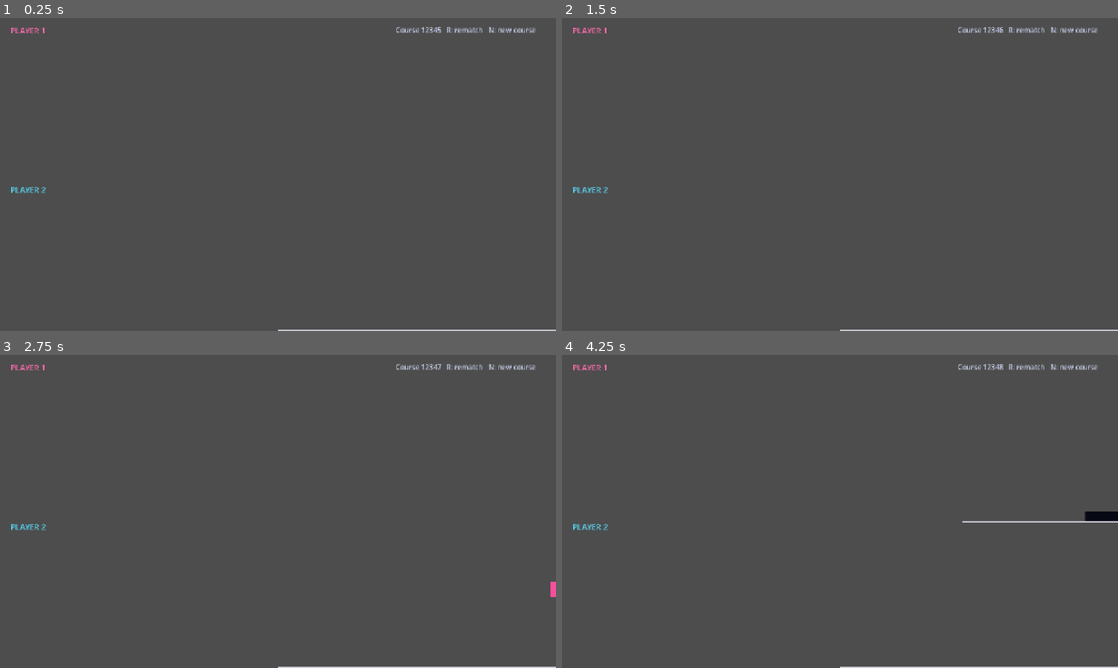
Above: before the commit, frames 1-4 (two rows, left to right).
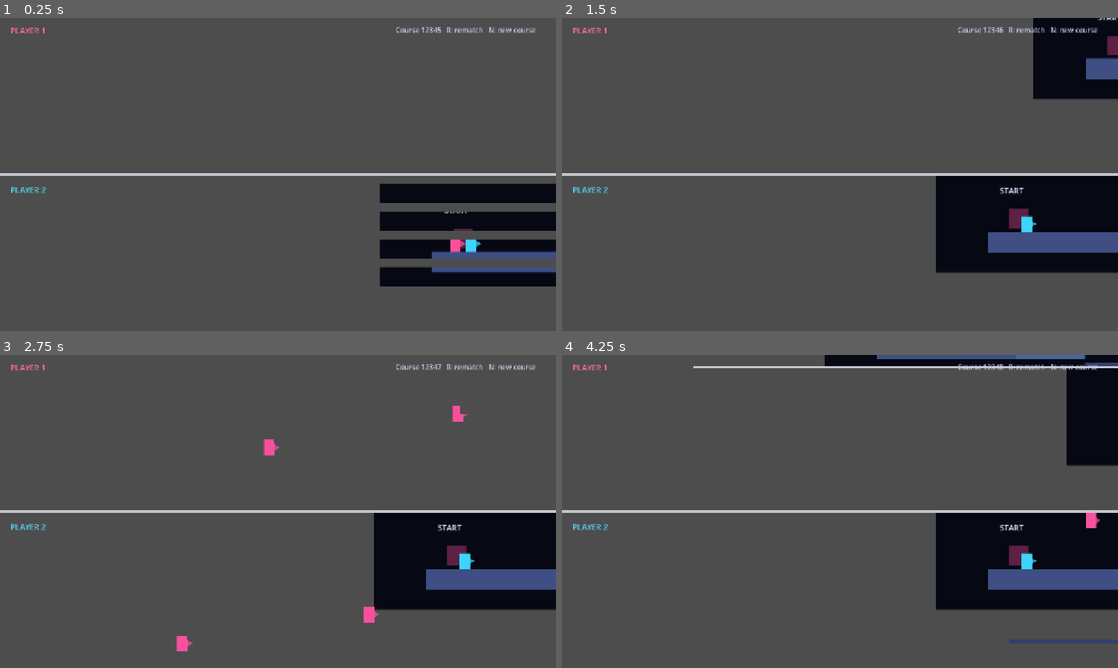
Above: after the commit, the same moments.

Repository: ketr4x/Haven
Game: Godot game, scene res://scenes/game/race.tscn
Same seed, same stepped clock (60 frames per second), same inputs: the game is played once before the commit and once after it.
Inputs:
- Up to frame 1 (0.25 s): no input
- Up to frame 2 (1.5 s): hold N (new_seed) 0.53-1.28 s; hold D (p1_right) from 0.53 s (still down); tap W (p1_jump) at 0.77 s; tap S (p1_shout) at 1.35 s
- Up to frame 3 (2.75 s): tap W (p1_jump) at 1.52 s; release D (p1_right) at 2.03 s; hold A (p1_left) from 2.03 s (still down); hold N (new_seed) from 2.03 s (still down)
- Up to frame 4 (4.25 s): release A (p1_left) at 2.78 s; release N (new_seed) at 2.78 s; hold D (p1_right) from 2.78 s (still down); tap S (p1_shout) at 2.85 s; tap W (p1_jump) at 3.02, 3.77 s; hold N (new_seed) from 3.53 s (still down)

The runs differ from the first frame. In frame 1, 8.9% of the frame differs, in the area x 0-100%, y 49-100%; in frame 2, 15%; in frame 3, 12%; in frame 4, 17%, in the area x 0-100%, y 0-100%.

Commit message:
Use viewport-owned split-screen cameras

Diff:
--- a/scenes/game/race.tscn
+++ b/scenes/game/race.tscn
@@ -45,7 +45,7 @@
 right_action = &"p1_right"
 jump_action = &"p1_jump"
 shout_action = &"p1_shout"
-camera_enabled = true
+camera_enabled = false
 
 [node name="PlayerTwo" parent="SharedSimulation" instance=ExtResource("3_player")]
 modulate = Color(0.25, 0.85, 1, 1)
@@ -53,7 +53,7 @@
 right_action = &"p2_right"
 jump_action = &"p2_jump"
 shout_action = &"p2_shout"
-camera_enabled = true
+camera_enabled = false
 
 [node name="FinishArea" parent="SharedSimulation" instance=ExtResource("4_finish_area")]
 
@@ -81,6 +81,10 @@
 size = Vector2i(1280, 358)
 transparent_bg = false
 render_target_update_mode = 4
+
+[node name="TopCamera" type="Camera2D" parent="SplitScreen/TopContainer/TopViewport"]
+position_smoothing_enabled = true
+position_smoothing_speed = 12.0
 
 [node name="Divider" type="ColorRect" parent="SplitScreen"]
 layout_mode = 1
@@ -111,6 +115,10 @@
 size = Vector2i(1280, 358)
 transparent_bg = false
 render_target_update_mode = 4
+
+[node name="BottomCamera" type="Camera2D" parent="SplitScreen/BottomContainer/BottomViewport"]
+position_smoothing_enabled = true
+position_smoothing_speed = 12.0
 
 [node name="GlobalUi" type="CanvasLayer" parent="."]
 
--- a/scripts/game/race.gd
+++ b/scripts/game/race.gd
@@ -6,6 +6,8 @@
 @onready var _finish_area: FinishArea = $SharedSimulation/FinishArea
 @onready var _top_viewport: SubViewport = $SplitScreen/TopContainer/TopViewport
 @onready var _bottom_viewport: SubViewport = $SplitScreen/BottomContainer/BottomViewport
+@onready var _top_camera: Camera2D = $SplitScreen/TopContainer/TopViewport/TopCamera
+@onready var _bottom_camera: Camera2D = $SplitScreen/BottomContainer/BottomViewport/BottomCamera
 @onready var _seed_label: Label = $GlobalUi/Seed
 @onready var _winner_label: Label = $GlobalUi/Winner
 
@@ -15,7 +17,6 @@
 	var shared_world := get_viewport().world_2d
 	_top_viewport.world_2d = shared_world
 	_bottom_viewport.world_2d = shared_world
-	_assign_cameras()
 
 	_course_generator.course_generated.connect(_on_course_generated)
 	_finish_area.player_finished.connect(_on_player_finished)
@@ -31,13 +32,9 @@
 		get_viewport().set_input_as_handled()
 
 
-func _assign_cameras() -> void:
-	var player_one_camera := _player_one.get_node("Camera2D") as Camera2D
-	var player_two_camera := _player_two.get_node("Camera2D") as Camera2D
-	player_one_camera.custom_viewport = _top_viewport
-	player_two_camera.custom_viewport = _bottom_viewport
-	player_one_camera.make_current()
-	player_two_camera.make_current()
+func _process(_delta: float) -> void:
+	_top_camera.position = _player_one.global_position
+	_bottom_camera.position = _player_two.global_position
 
 
 func _on_course_generated(seed: int, _signature: String) -> void:
